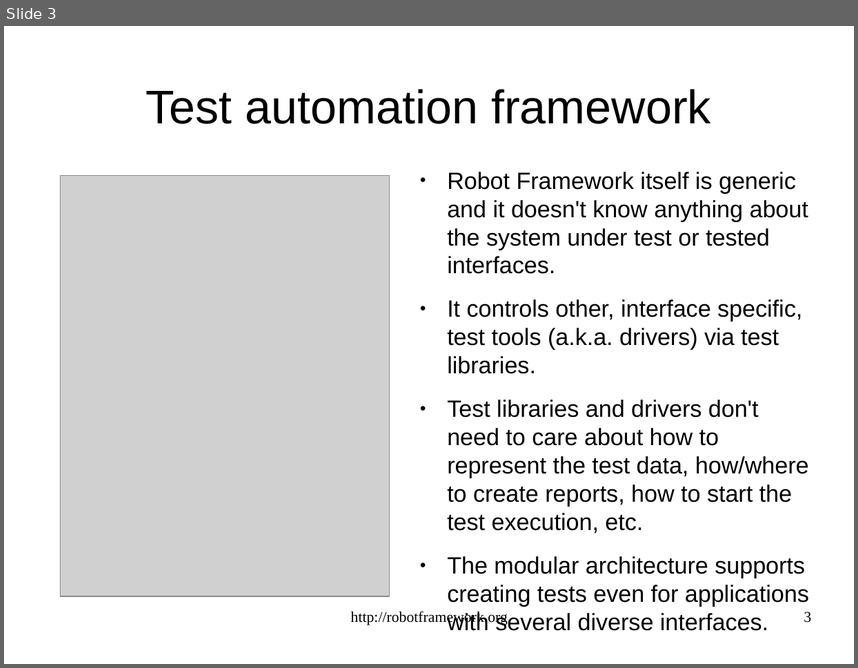
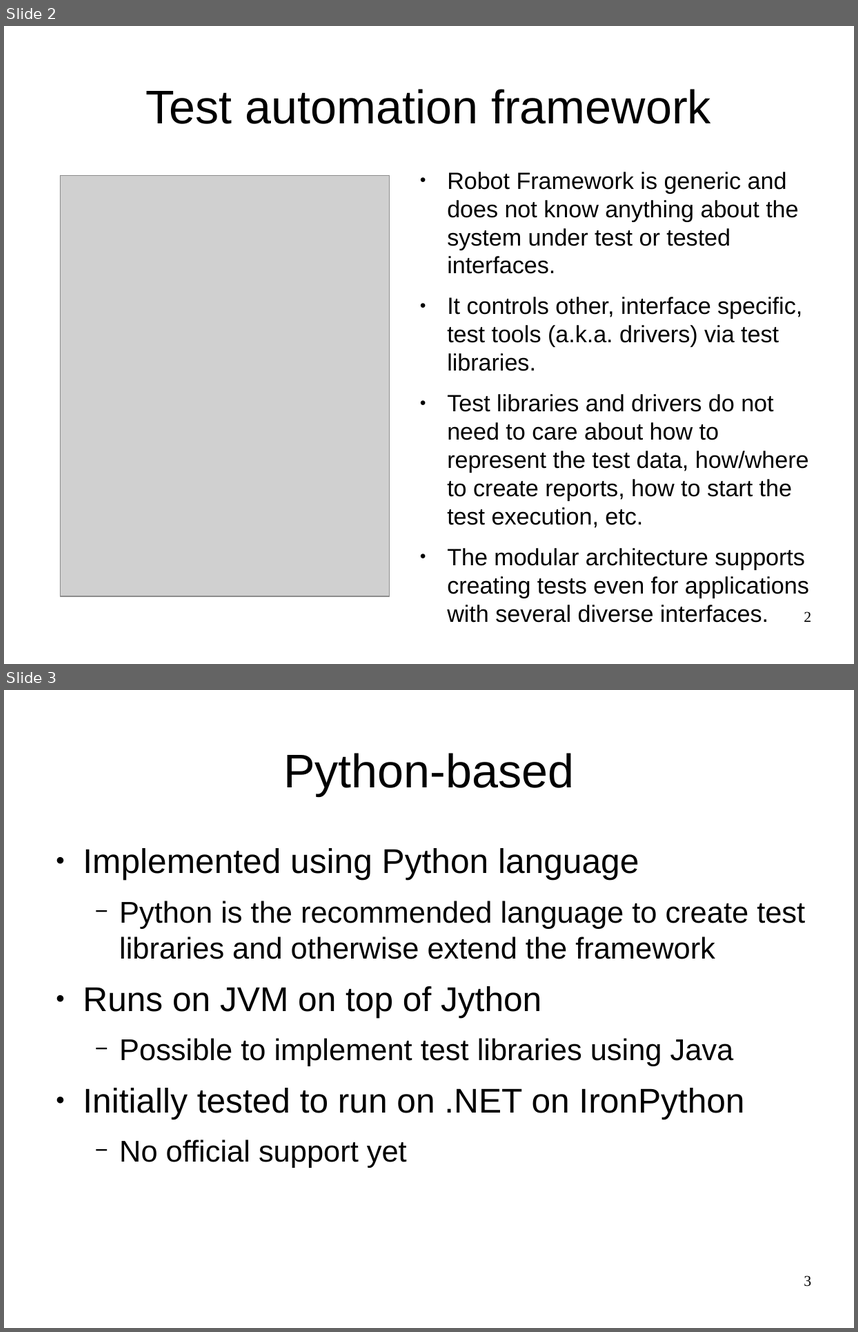
Before and after one commit to gdw2/robot-framework, a slide deck: proto/slides/demoslides.odp. Shown one above the other, each under a label of ours: slide 3 before the commit, slides 2 and 3 after it. The pictures are 858x668 and 858x1332 pixels, drawn with LibreOffice and Linux fonts; fonts in the diff are those of the drawing; grey boxes stand for pictures. Boxes give left, top, right and bottom in pixels: in the first picture for what was removed or moved away, otherwise in the second. Text is boxed around its words. In the diff, an @@ line names an element or a change of style, - is before the commit and + after.

```diff
--- a/proto/slides/demoslides.odp
+++ b/proto/slides/demoslides.odp
@@ slide 3 added at (x1=4, y1=690, x2=854, y2=1328), background #FFFFFF @@
@@ title added at (x1=283, y1=753, x2=574, y2=796), 44 pt, text #000000 @@
+Python-based
@@ text added at (x1=83, y1=848, x2=805, y2=1167), 28 pt, text #000000 @@
+● Implemented using Python language
+  − Python is the recommended language to create test libraries and otherwise extend the framework
+● Runs on JVM on top of Jython
+  − Possible to implement test libraries using Java
+● Initially tested to run on .NET on IronPython
+  − No official support yet
@@ page number added at (x1=804, y1=1275, x2=811, y2=1286), 14 pt, text #000000 @@
+3
@@ what was slide 3 is now slide 2 @@
@@ slide 2 changed as well @@
@@ text at (x1=447, y1=172, x2=798, y2=274): text changed @@
-● Robot Framework itself is generic and it doesn't know anything about the system under test or tested interfaces.
+● Robot Framework is generic and does not know anything about the system under test or tested interfaces.
@@ text at (x1=447, y1=296, x2=809, y2=622): less space between paragraphs @@
@@ text at (x1=447, y1=394, x2=809, y2=528): text changed @@
-● Test libraries and drivers don't need to care about how to represent the test data, how/where to create reports, how to start the test execution, etc.
+● Test libraries and drivers do not need to care about how to represent the test data, how/where to create reports, how to start the test execution, etc.
@@ text removed at (x1=351, y1=610, x2=508, y2=625) @@
-http://robotframework.org
@@ page number at (x1=804, y1=611, x2=811, y2=621): text changed @@
-3
+2
```
Also in this commit, not shown: 25 other slides changed, 1 slide removed.
